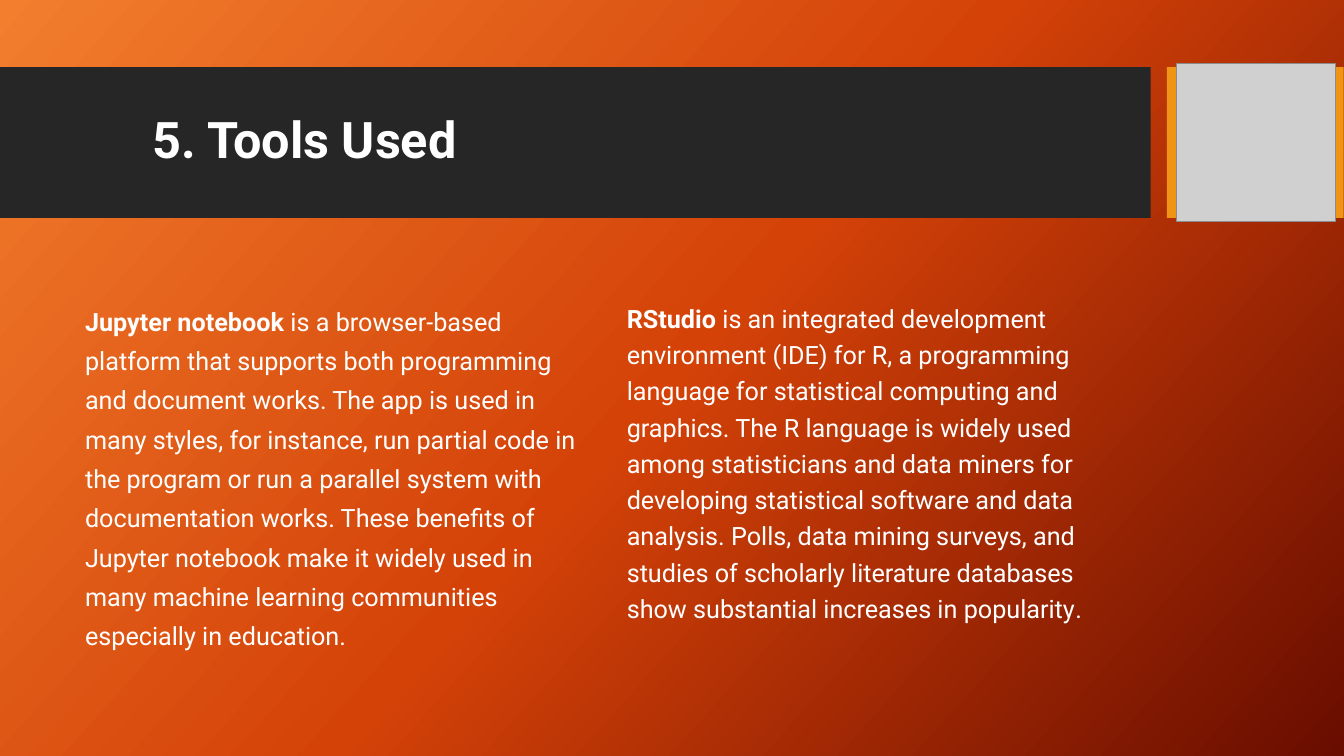
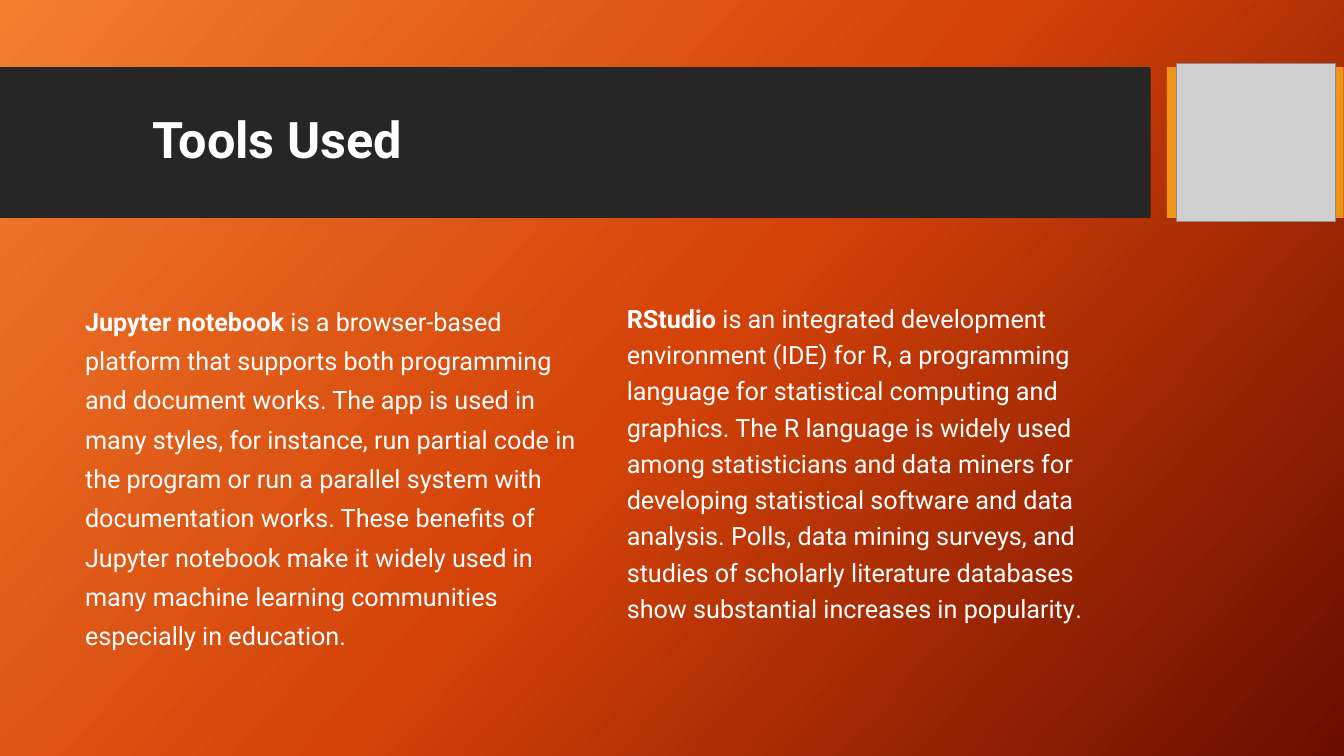
Before and after one commit to ItProject1920/data-science-project, a slide deck: slide 18 of Project Review FINAL.pptx. Drawn at 1344x756 pixels with LibreOffice and Linux fonts; fonts in the diff are those of the drawing; grey boxes stand for pictures; background and template pictures are left out. Boxes give left, top, right and bottom in pixels: in the first picture for what was removed or moved away, otherwise in the second. Text is boxed around its words. In the diff, an @@ line names an element or a change of style, - is before the commit and + after.

```diff
--- a/Project Review FINAL.pptx
+++ b/Project Review FINAL.pptx
@@ title at (x1=152, y1=120, x2=402, y2=159): text changed @@
-5. Tools Used
+Tools Used
```
Also in this commit, not shown: 14 other slides changed, 1 slide added, 1 slide removed.
